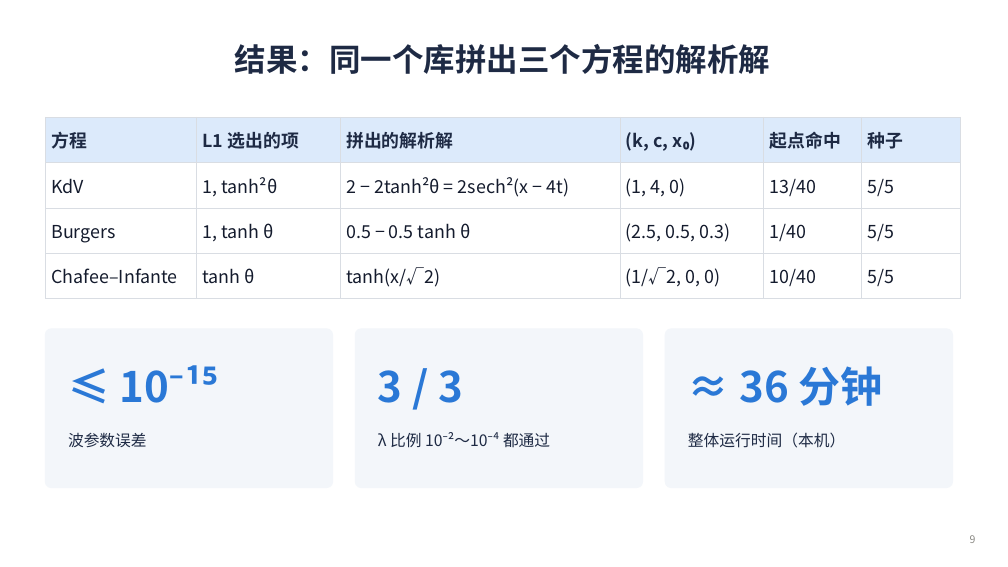
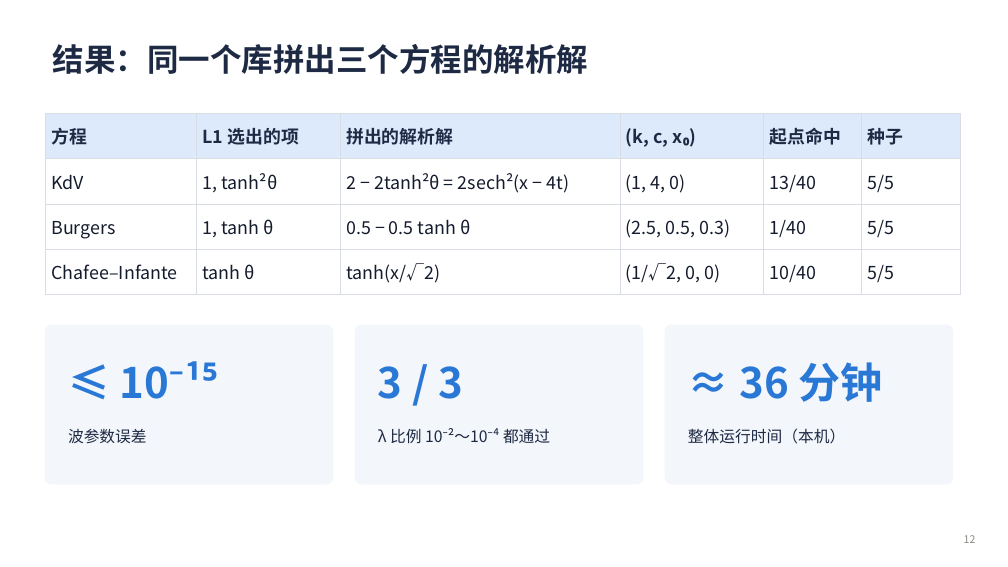
Before and after one commit to changsongjin/pde-l1-analytic, a slide deck: slide 12 of slides/PDE_L1_进展汇报.pptx (slide 9 before the commit). Drawn at 1008x567 pixels with LibreOffice and Linux fonts; fonts in the diff are those of the drawing. Boxes give left, top, right and bottom in pixels: in the first picture for what was removed or moved away, otherwise in the second. Text is boxed around its words. In the diff, an @@ line names an element or a change of style, - is before the commit and + after.

```diff
--- a/slides/PDE_L1_进展汇报.pptx
+++ b/slides/PDE_L1_进展汇报.pptx
@@ title "结果：同一个库拼出三个方程的解析解" at <box>53,44,588,74</box>: alignment centre to left @@
@@ 6 texts, 3 rounded rectangles, 1 table: place and size @@
-6 texts, 3 rounded rectangles, 1 table at <box>45,117,960,488</box>
+6 texts, 3 rounded rectangles, 1 table at <box>45,113,960,484</box>
@@ page number at <box>964,535,976,543</box>: text changed @@
-9
+12
```
Also in this commit, not shown: 12 other slides changed, 3 slides added, 9 other files.
